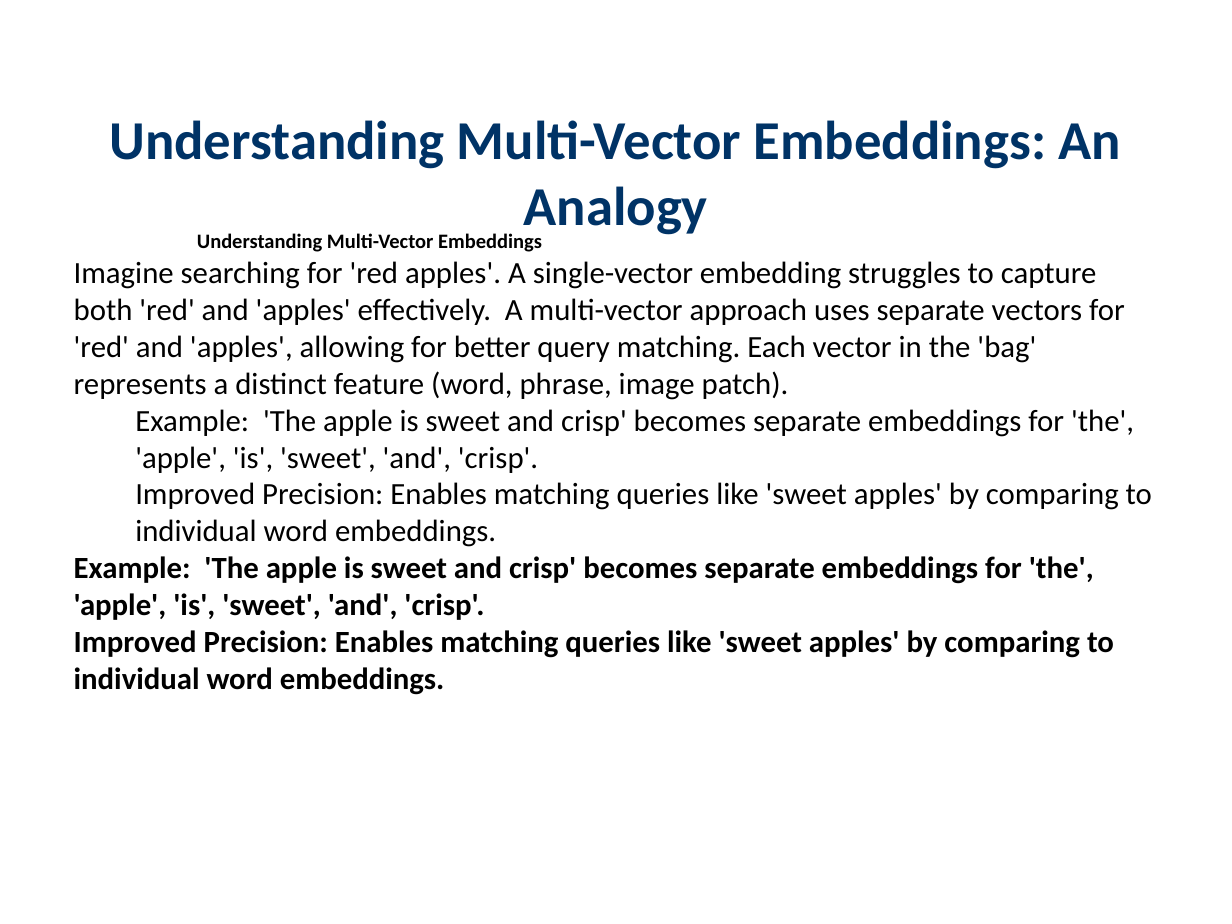
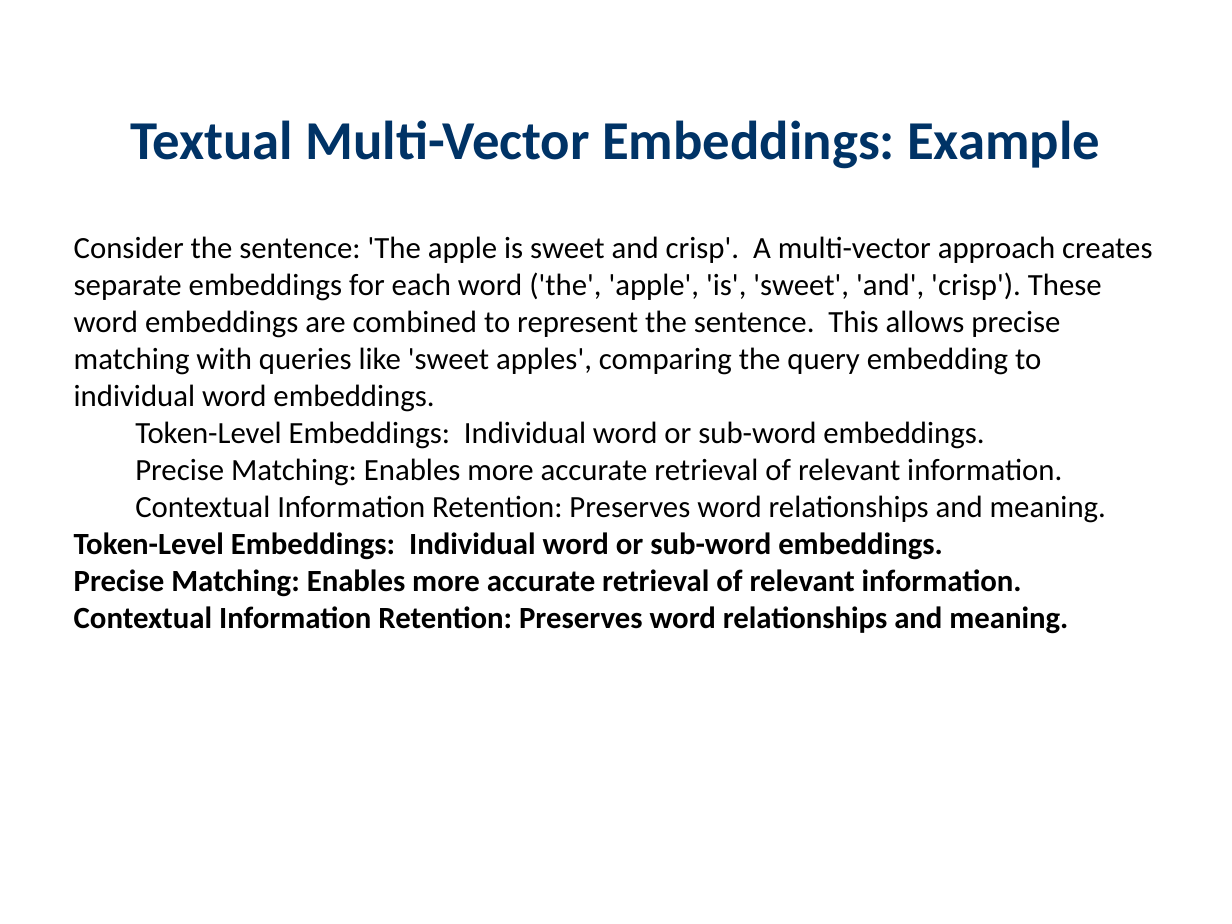
Before and after one commit to haadirakhangi/Edunexus, a slide deck: slide 3 of server-side/server/teacher/downloaded-presentations/Large Language Models/Colbert.pptx (slide 2 before the commit). Drawn at 1232x924 pixels with LibreOffice and Linux fonts; fonts in the diff are those of the drawing. Boxes give left, top, right and bottom in pixels: in the first picture for what was removed or moved away, otherwise in the second. Text is boxed around its words. In the diff, an @@ line names an element or a change of style, - is before the commit and + after.

```diff
--- a/server-side/server/teacher/downloaded-presentations/Large Language Models/Colbert.pptx
+++ b/server-side/server/teacher/downloaded-presentations/Large Language Models/Colbert.pptx
@@ text at (130,120,1100,169): text changed @@
-Understanding Multi-Vector Embeddings: An Analogy
+Textual Multi-Vector Embeddings: Example
@@ text at (74,236,1152,634): text changed @@
-    Understanding Multi-Vector Embeddings
-Imagine searching for 'red apples'. A single-vector embedding struggles to capture both 'red' and 'apples' effectively. A multi-vector approach uses separate vectors for 'red' and 'apples', allowing for better query matching. Each vector in the 'bag' represents a distinct feature (word, phrase, image patch).
-  Example: 'The apple is sweet and crisp' becomes separate embeddings for 'the', 'apple', 'is', 'sweet', 'and', 'crisp'.
-  Improved Precision: Enables matching queries like 'sweet apples' by comparing to individual word embeddings.
-Example: 'The apple is sweet and crisp' becomes separate embeddings for 'the', 'apple', 'is', 'sweet', 'and', 'crisp'.
-Improved Precision: Enables matching queries like 'sweet apples' by comparing to individual word embeddings.
+Consider the sentence: 'The apple is sweet and crisp'. A multi-vector approach creates separate embeddings for each word ('the', 'apple', 'is', 'sweet', 'and', 'crisp'). These word embeddings are combined to represent the sentence. This allows precise matching with queries like 'sweet apples', comparing the query embedding to individual word embeddings.
+  Token-Level Embeddings: Individual word or sub-word embeddings.
+  Precise Matching: Enables more accurate retrieval of relevant information.
+  Contextual Information Retention: Preserves word relationships and meaning.
+Token-Level Embeddings: Individual word or sub-word embeddings.
+Precise Matching: Enables more accurate retrieval of relevant information.
+Contextual Information Retention: Preserves word relationships and meaning.
```
Also in this commit, not shown: 11 other slides changed, 2 slides added, 1 slide removed, 5 other files.
